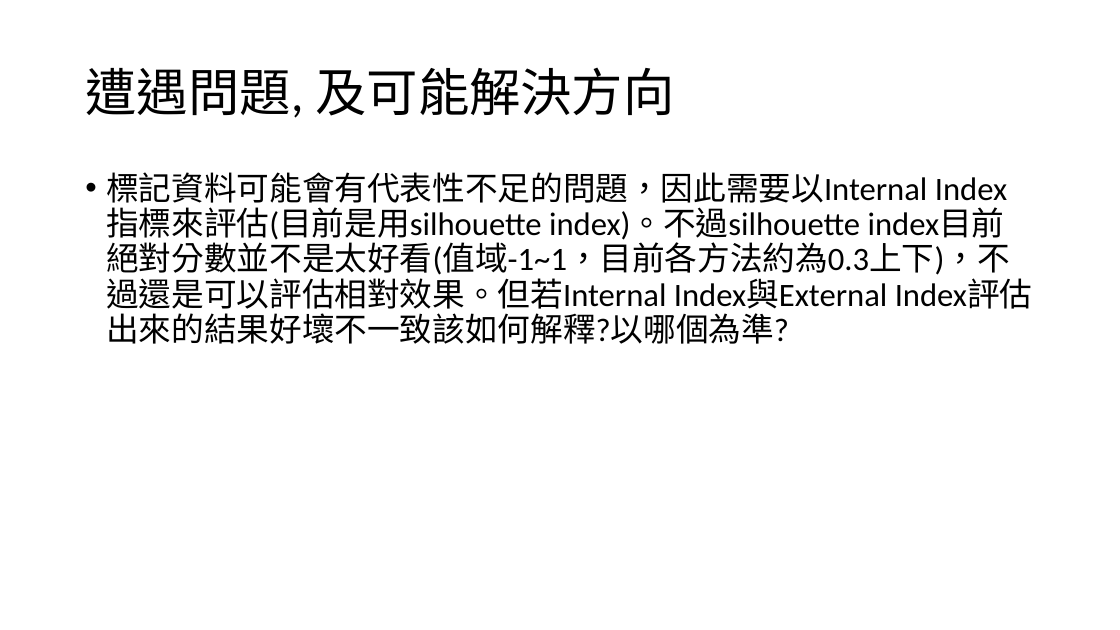
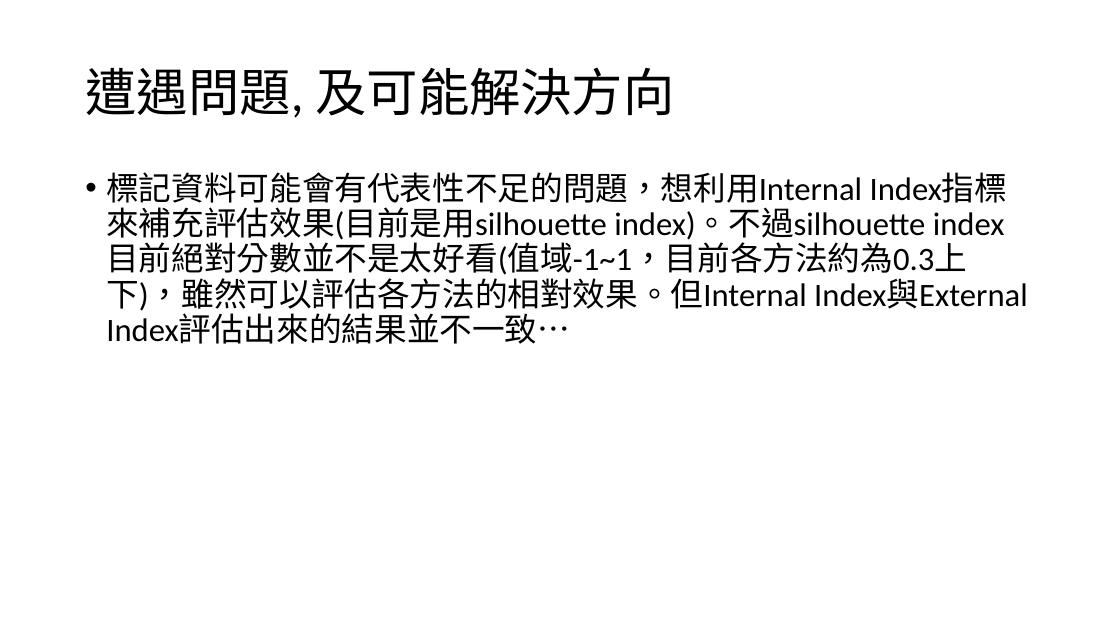
Before and after one commit to ZhongTing/HotTopicDetection, a slide deck: slide 4 of Hot-Topic-Detection.pptx. Drawn at 1120x630 pixels with LibreOffice and Linux fonts; fonts in the diff are those of the drawing. Boxes give left, top, right and bottom in pixels: in the first picture for what was removed or moved away, otherwise in the second. Text is boxed around its words. In the diff, an @@ line names an element or a change of style, - is before the commit and + after.

```diff
--- a/Hot-Topic-Detection.pptx
+++ b/Hot-Topic-Detection.pptx
@@ text at box(106, 172, 1027, 344): text changed @@
-• 標記資料可能會有代表性不足的問題，因此需要以Internal Index指標來評估(目前是用silhouette index)。不過silhouette index目前絕對分數並不是太好看(值域-1~1，目前各方法約為0.3上下)，不過還是可以評估相對效果。但若Internal Index與External Index評估出來的結果好壞不一致該如何解釋?以哪個為準?
+• 標記資料可能會有代表性不足的問題，想利用Internal Index指標來補充評估效果(目前是用silhouette index)。不過silhouette index目前絕對分數並不是太好看(值域-1~1，目前各方法約為0.3上下)，雖然可以評估各方法的相對效果。但Internal Index與External Index評估出來的結果並不一致…
```
Also in this commit, not shown: 3 other slides changed, 1 slide added, 1 slide removed, 6 other files.
